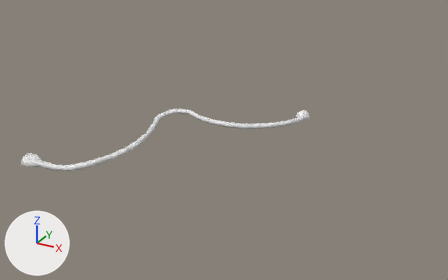
Two versions of the Blender file Unity_Projekt/Assets/Blender/Szenario 4/cave.blend, one commit apart.
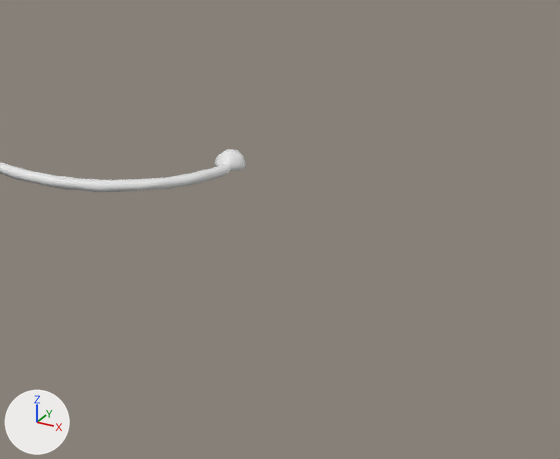
Each version is shown whole from a 50 mm lens placed at (152.0, -394.0, 165.0), pointed at (-41.0, -44.0, -10.0), then close up on the part from 45% to 100% of the width and 16% to 88% of the height. The axes (+X, +Y, +Z) are drawn at lower left. The lights are the same throughout.

In view in the first close-up: 'Cave'.
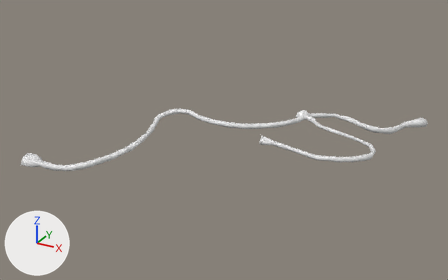
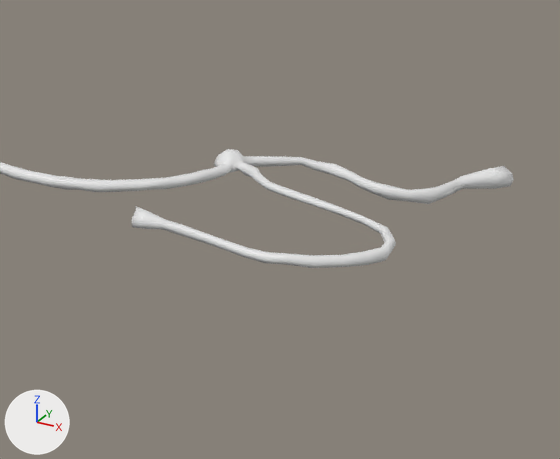
What changed in the scene script:
```text
Change me_icosphere:
    used by ob_cave; location = (0.0, 0.0, 0.0)
    remove me_icosphere.from_pydata(...)  # 577 vertices, 1150 faces; spans x -158.0..5.0, y -125.0..5.0, z -23.0..5.0
    add me_icosphere.from_pydata(...)  # 815 vertices, 1626 faces; spans x -158.0..81.0, y -125.0..41.0, z -23.0..8.0
    me_icosphere part 1: 1 vertex moved from x 1.0, y -5.0, z 0.0 to x 2.0, y -5.0, z -1.0; 3 vertices removed from x 4.0, y -2.0..2.0, z 1.0..3.0; 241 vertices added at x -4.0..81.0, y -68.0..41.0, z -6.0..8.0
```

Boxes [x1, y1, x2, y2] around the edits, measured in the close-ups (560 x 459 px):
'Cave', reshaped: before [0, 149, 246, 192]; after [0, 149, 514, 268]
part 1 of me_icosphere, built on: before [231, 156, 246, 171]; after [132, 156, 514, 268]
